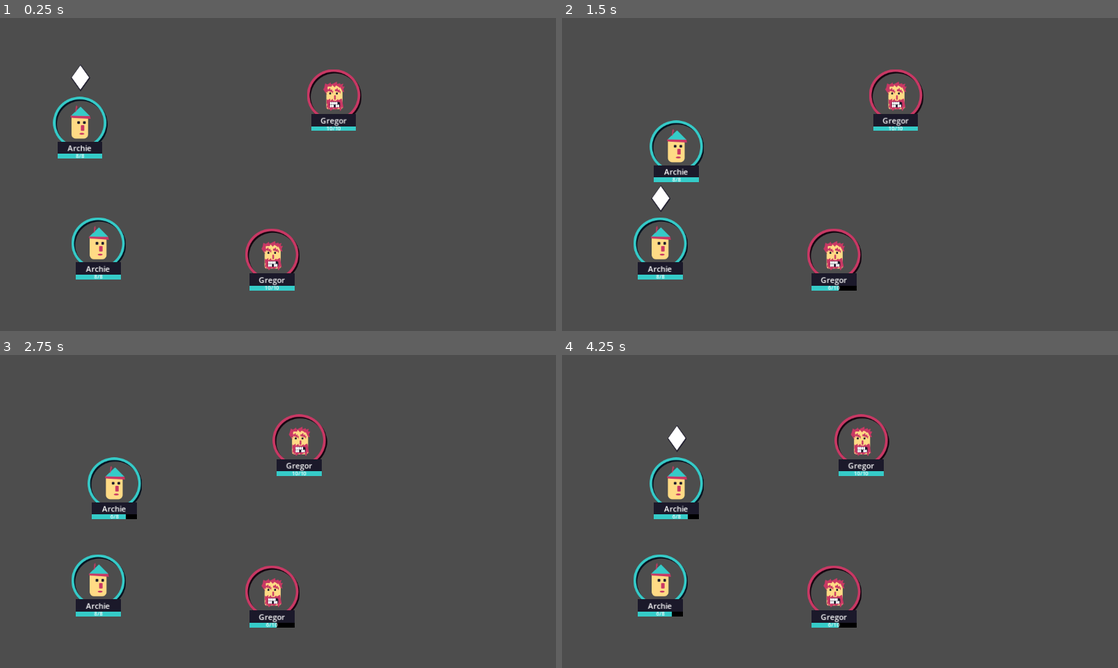
Above: before the commit, frames 1-4 (two rows, left to right).
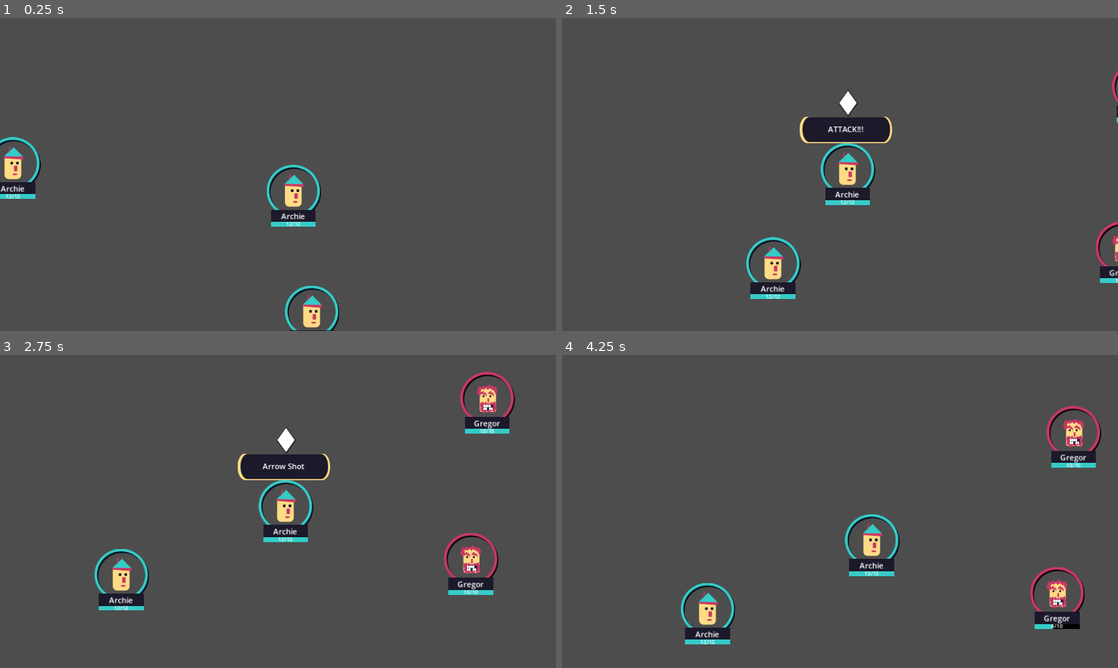
Above: after the commit, the same moments.

Repository: mathew-tran/mercmanager
Game: Godot game, scene res://Scenes/Main.tscn
The game is run twice, just before and just after one commit, with the same random seed, the same clock (stepped at 60 frames per second) and the same inputs.
Inputs:
- Up to frame 1 (0.25 s): no input
- Up to frame 2 (1.5 s): no input
- Up to frame 3 (2.75 s): no input
- Up to frame 4 (4.25 s): no input

The runs differ from the first frame. In frame 1, 6.4% of the frame differs, in the area x 0-65%, y 14-100%; in frame 2, 7.8%; in frame 3, 8.3%, in the area x 12-93%, y 5-88%; in frame 4, 8.0%.

Commit message:
use move data to attack

Diff:
--- a/Prefabs/Character.tscn
+++ b/Prefabs/Character.tscn
@@ -36,6 +36,7 @@
 offset_top = -93.0
 offset_right = 103.0
 offset_bottom = 19.0
+pivot_offset = Vector2(56, 56)
 texture = ExtResource("1_oxqv2")
 
 [node name="Frame" type="TextureRect" parent="CharacterUI"]
@@ -107,7 +108,7 @@
 [node name="ActiveSymbol" type="TextureRect" parent="."]
 visible = false
 offset_left = -20.0
-offset_top = -137.0
+offset_top = -180.0
 offset_right = 20.0
-offset_bottom = -81.0
+offset_bottom = -124.0
 texture = ExtResource("8_w3083")
--- a/Scenes/Main.tscn
+++ b/Scenes/Main.tscn
@@ -1,9 +1,10 @@
-[gd_scene load_steps=5 format=3 uid="uid://ln4502atjtfy"]
+[gd_scene load_steps=6 format=3 uid="uid://ln4502atjtfy"]
 
 [ext_resource type="Script" path="res://Scripts/Game/BattleSystem.gd" id="1_fnyww"]
 [ext_resource type="PackedScene" uid="uid://dnvuj4natuhv0" path="res://Prefabs/Character.tscn" id="1_x8yeu"]
 [ext_resource type="Resource" uid="uid://c5pco1554jurt" path="res://Scripts/Data/Units/Archie.tres" id="2_y2y76"]
 [ext_resource type="Resource" uid="uid://63bfigroloi1" path="res://Scripts/Data/Units/Gregor.tres" id="3_h4s07"]
+[ext_resource type="Script" path="res://Scripts/Game/FollowCamera.gd" id="5_gxreo"]
 
 [node name="Node2D" type="Node2D"]
 position = Vector2(78, 100)
@@ -17,16 +18,61 @@
 position = Vector2(89, 133)
 CharacterData = ExtResource("2_y2y76")
 
+[node name="Character7" parent="BattleSystem/Characters" instance=ExtResource("1_x8yeu")]
+position = Vector2(27, -357)
+CharacterData = ExtResource("2_y2y76")
+
+[node name="Character8" parent="BattleSystem/Characters" instance=ExtResource("1_x8yeu")]
+position = Vector2(-492, 76)
+CharacterData = ExtResource("2_y2y76")
+
+[node name="Character9" parent="BattleSystem/Characters" instance=ExtResource("1_x8yeu")]
+position = Vector2(-455, -379)
+CharacterData = ExtResource("3_h4s07")
+
 [node name="Character2" parent="BattleSystem/Characters" instance=ExtResource("1_x8yeu")]
 position = Vector2(127, 383)
 CharacterData = ExtResource("2_y2y76")
 
 [node name="Character3" parent="BattleSystem/Characters" instance=ExtResource("1_x8yeu")]
-position = Vector2(615, 76)
+position = Vector2(885, 17)
 CharacterData = ExtResource("3_h4s07")
 Team = 1
 
 [node name="Character4" parent="BattleSystem/Characters" instance=ExtResource("1_x8yeu")]
-position = Vector2(487, 406)
+position = Vector2(851, 350)
 CharacterData = ExtResource("3_h4s07")
 Team = 1
+
+[node name="Character5" parent="BattleSystem/Characters" instance=ExtResource("1_x8yeu")]
+position = Vector2(1399, 128)
+CharacterData = ExtResource("3_h4s07")
+Team = 1
+
+[node name="Character6" parent="BattleSystem/Characters" instance=ExtResource("1_x8yeu")]
+position = Vector2(1914, 566)
+CharacterData = ExtResource("3_h4s07")
+Team = 1
+
+[node name="Character10" parent="BattleSystem/Characters" instance=ExtResource("1_x8yeu")]
+position = Vector2(2012, 102)
+CharacterData = ExtResource("3_h4s07")
+Team = 1
+
+[node name="Character11" parent="BattleSystem/Characters" instance=ExtResource("1_x8yeu")]
+position = Vector2(1582, 602)
+CharacterData = ExtResource("3_h4s07")
+Team = 1
+
+[node name="Character12" parent="BattleSystem/Characters" instance=ExtResource("1_x8yeu")]
+position = Vector2(1125, 953)
+CharacterData = ExtResource("3_h4s07")
+Team = 1
+
+[node name="Character13" parent="BattleSystem/Characters" instance=ExtResource("1_x8yeu")]
+position = Vector2(520, 966)
+CharacterData = ExtResource("3_h4s07")
+Team = 1
+
+[node name="Camera2D" type="Camera2D" parent="." groups=["FollowCamera"]]
+script = ExtResource("5_gxreo")
--- a/Scripts/Autoload/Helper.gd
+++ b/Scripts/Autoload/Helper.gd
@@ -49,3 +49,9 @@
 				closestDistance = distance
 				closestEnemy = enemy
 	return closestEnemy
+
+func GetFollowCamera() -> FollowCamera:
+	var camera = get_tree().get_nodes_in_group("FollowCamera")
+	if camera:
+		return camera[0]
+	return null
--- a/Scripts/Data/DataType/Move/AttackMove_ArrowShot.tres
+++ b/Scripts/Data/DataType/Move/AttackMove_ArrowShot.tres
@@ -8,5 +8,5 @@
 Name = "Arrow Shot"
 PercentChance = 60
 MoveDescription = "Shoots an arrow from a distance"
-MoveRange = 300
+MoveRange = 400
 TimeToActive = 0.5
--- a/Scripts/Data/DataType/Move/AttackMove_Punch.tres
+++ b/Scripts/Data/DataType/Move/AttackMove_Punch.tres
@@ -4,9 +4,9 @@
 
 [resource]
 script = ExtResource("1_oft7b")
-BaseDamage = 3
+BaseDamage = 2
 Name = "Punch"
 PercentChance = 80
 MoveDescription = "Punches the enemy"
-MoveRange = 50
+MoveRange = 100
 TimeToActive = 0.2
--- a/Scripts/Data/DataType/MoveList.gd
+++ b/Scripts/Data/DataType/MoveList.gd
@@ -6,3 +6,16 @@
 @export var Move2 : Move
 @export var Move3 : Move
 @export var Move4 : Move
+
+func DecideRandomMove():
+	var validMoves = []
+	if is_instance_valid(Move1):
+		validMoves.append(Move1)
+	if is_instance_valid(Move2):
+		validMoves.append(Move2)
+	if is_instance_valid(Move3):
+		validMoves.append(Move3)
+	if is_instance_valid(Move4):
+		validMoves.append(Move4)
+	validMoves.shuffle()
+	return validMoves[0]
--- a/Scripts/Data/Units/Archie.tres
+++ b/Scripts/Data/Units/Archie.tres
@@ -12,9 +12,9 @@
 
 [sub_resource type="Resource" id="Resource_l7xi7"]
 script = ExtResource("2_8n3i5")
-HP = 8
+HP = 12
 Damage = 4
-Defense = 2
+Defense = 1
 Speed = 100
 Crit = 4
 
--- a/Scripts/Data/Units/Gregor.tres
+++ b/Scripts/Data/Units/Gregor.tres
@@ -13,8 +13,8 @@
 [sub_resource type="Resource" id="Resource_xmchx"]
 script = ExtResource("2_fikl4")
 HP = 10
-Damage = 8
-Defense = 2
+Damage = 4
+Defense = 0
 Speed = 3
 Crit = 1
 
--- a/Scripts/Game/AIController.gd
+++ b/Scripts/Game/AIController.gd
@@ -6,16 +6,14 @@
 
 var CharRef : Character
 var bIsRunning = false
-
 enum AI_STATE {
 	ATTACK,
 	RUN_AWAY
 }
 
 var CurrentState = AI_STATE.ATTACK
-
-func Run():
-	bIsRunning = true
+var MoveToUse : Move
+func Decide():
 
 	if CharRef.GetHealthComponent().GetHealthPercent() < .5:
 		var result = randf_range(0, 100)
@@ -27,6 +25,20 @@
 	else:
 		CurrentState = AI_STATE.ATTACK
 
+	if CurrentState == AI_STATE.ATTACK:
+		MoveToUse = CharRef.CharacterData.Moves.DecideRandomMove()
+	else:
+		MoveToUse = null
+
+func Telegraph():
+	match CurrentState:
+		AI_STATE.ATTACK:
+			CharRef.Speak("ATTACK!!!")
+		AI_STATE.RUN_AWAY:
+			CharRef.Speak("TACTICAL RETREAT!")
+
+func Run():
+	bIsRunning = true
 
 func _process(delta):
 	if bIsRunning:
@@ -41,11 +53,23 @@
 		if IsCloseToPosition(CharRef, nearestEnemy.global_position) == false:
 			MoveToPosition(CharRef, nearestEnemy.global_position, delta)
 		else:
-			nearestEnemy.GetHealthComponent().TakeDamage(2)
+			bIsRunning = false
+			CharRef.Speak(MoveToUse.Name)
+			await get_tree().create_timer(1.2).timeout
+			if MoveToUse.HasMoveSucceeded() == false:
+				CharRef.Speak("MISSED!")
+				await get_tree().create_timer(1.0).timeout
+			else:
+				nearestEnemy.GetHealthComponent().TakeDamage(CalculateDamage())
+				await nearestEnemy.CompletedTakingDamage
 			ActionComplete.emit()
 	else:
 		ActionComplete.emit()
 
+func CalculateDamage():
+	var damage = (MoveToUse as AttackMove).BaseDamage
+	damage += CharRef.CharacterData.StatValues.Damage
+	return damage
 func RunAwayAI(delta):
 	var nearestEnemy = Helper.GetClosestEnemy(CharRef)
 	if is_instance_valid(nearestEnemy):
@@ -65,4 +89,7 @@
 	charRef.global_position -= direction * 400 * delta
 
 func IsCloseToPosition(charRef : Character, newPosition):
-	return charRef.global_position.distance_to(newPosition) < charRef.CharacterData.ActivationRange
+	if is_instance_valid(MoveToUse):
+		return charRef.global_position.distance_to(newPosition) < MoveToUse.MoveRange
+	else:
+		return charRef.global_position.distance_to(newPosition) < 400
--- a/Scripts/Game/BattleSystem.gd
+++ b/Scripts/Game/BattleSystem.gd
@@ -16,6 +16,8 @@
 func PlayGame():
 	var index = 0
 	while CurrentState == GAME_STATE.PLAYING:
+		Helper.GetFollowCamera().FocusObject(Characters.get_child(index))
+		await Helper.GetFollowCamera().CloseToObject
 		await Characters.get_child(index).RunInput()
 
 
--- a/Scripts/Game/Character.gd
+++ b/Scripts/Game/Character.gd
@@ -11,13 +11,28 @@
 	ENEMY
 }
 
+signal CompletedTakingDamage
+
 func _ready():
 	Setup()
 
 func Setup():
 	$CharacterUI.Setup(self)
 	$AIController.CharRef = self
-	await $CharacterUI.Tell("")
+	$HPComponent.TakenDamage.connect(OnTakenDamage)
+
+
+func OnTakenDamage():
+	var tween = get_tree().create_tween()
+	tween.tween_property(self, "scale", Vector2.ONE * .4, .1)
+	await tween.finished
+	tween = get_tree().create_tween()
+	tween.tween_property(self, "scale", Vector2.ONE, .1)
+	await tween.finished
+	CompletedTakingDamage.emit()
+
+func Speak(message):
+	$CharacterUI.Tell(message)
 
 func GetHealthComponent() -> HealthComponent:
 	return $HPComponent
@@ -25,10 +40,15 @@
 func RunInput():
 	$ActiveSymbol.visible = true
 	print(name + "(" + CharacterData.Name + " is running)")
-	await get_tree().create_timer(.3).timeout
+	await get_tree().create_timer(.1).timeout
+	$AIController.Decide()
+	$AIController.Telegraph()
+	await get_tree().create_timer(.5).timeout
 	$AIController.Run()
 	await $AIController.ActionComplete
 
 	$AIController.bIsRunning = false
+	Speak("")
 	await get_tree().create_timer(.1).timeout
+	await Speak("")
 	$ActiveSymbol.visible = false
--- /dev/null
+++ b/Scripts/Game/FollowCamera.gd
@@ -0,0 +1,18 @@
+extends Camera2D
+
+class_name FollowCamera
+
+var ObjectToFollow = null
+var CameraSpeed = 400
+
+signal CloseToObject
+func FocusObject(obj):
+	ObjectToFollow = obj
+
+func _process(delta):
+	if is_instance_valid(ObjectToFollow):
+		if ObjectToFollow.global_position.distance_to(global_position) > 20:
+			var direction = (ObjectToFollow.global_position - global_position).normalized()
+			global_position += direction * CameraSpeed * delta
+		else:
+			CloseToObject.emit()
--- a/Scripts/Game/HPComponent.gd
+++ b/Scripts/Game/HPComponent.gd
@@ -6,7 +6,8 @@
 var MaxHealth = 0
 
 signal Update
-
+signal TakenDamage
+signal OnDeath
 func Setup(char : Character):
 	Health = char.CharacterData.StatValues.HP
 	MaxHealth = Health
@@ -23,6 +24,9 @@
 func TakeDamage(amount):
 	Health -= amount
 	Update.emit()
+	TakenDamage.emit()
+	if IsAlive() == false:
+		OnDeath.emit()
 
 func IsAlive():
 	return Health > 0
--- a/Scripts/Game/UI/CharacterUI.gd
+++ b/Scripts/Game/UI/CharacterUI.gd
@@ -8,6 +8,7 @@
 	$Name.text = char.CharacterData.Name
 	char.GetHealthComponent().Setup(char)
 	char.GetHealthComponent().Update.connect(OnUpdate)
+	char.GetHealthComponent().OnDeath.connect(OnDeath)
 	if char.Team == Character.TEAM.ENEMY:
 		$Frame.modulate = "c93864ff"
 	else:
@@ -18,6 +19,9 @@
 	$HP/Label.text = CharacterRef.GetHealthComponent().GetHealthString()
 	$HP.value = CharacterRef.GetHealthComponent().GetHealthPercent() * 100
 
+func OnDeath():
+	$Face.rotation_degrees = 90
+
 func Tell(message):
 	if message != "":
 		await $SpeechBubble.Show(message)
